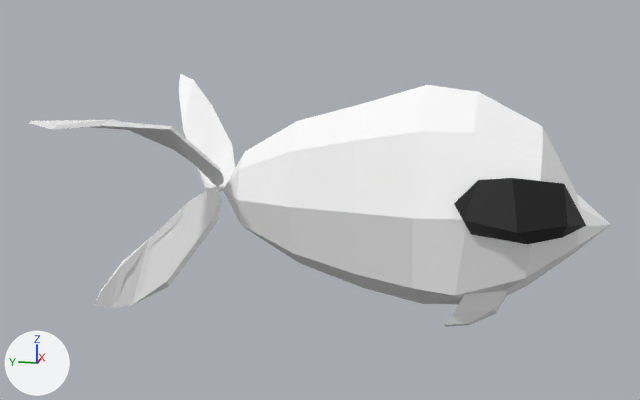
Before and after pictures for a commit that changed the glTF model animated-fish-simple.glb.
Camera for both pictures: a camera (50 mm lens) standing at (-1.609, -0.123, 0.387) and looking at (-0.014, 0.196, -0.012). The lights are fixed; the arrows at lower left show +X, +Y and +Z. Where no turn or scale is listed for an object, it has been applied to the vertices. Vertices at the same position are counted once.
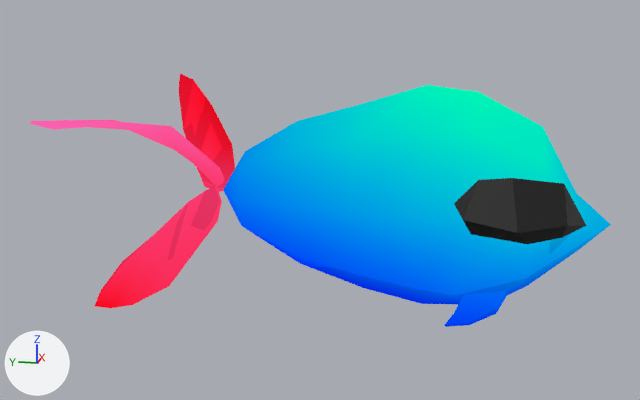
Changed parts and their boxes (x1, y1, x2, y2) in the pictures (640 x 400 px):
'Sphere', surface changed: (223, 85, 611, 327) in both
'Plane', surface changed (white to red): (29, 74, 235, 308) in both

The change, as a diff of the scene's bpy script:
```diff
--- a/animated-fish-simple.glb.py
+++ b/animated-fish-simple.glb.py
@@ img_fish_diffuse @@
+img_fish_diffuse = load_image('fish_diffuse', '_unpacked/fish_diffuse', 1024, 1024, 'sRGB')
@@ img_tail @@
+img_tail = load_image('tail', '_unpacked/tail', 1024, 1024, 'sRGB')
@@ mat_material_003 @@
 mat_material_003 = bpy.data.materials.new('Material.003')
-# nodes: BsdfPrincipled, OutputMaterial
-# colours: white #ffffff
+# nodes: BsdfTransparent, Emission, LightPath, MixShader, OutputMaterial, TexImage
+# uses the picture img_tail
@@ mat_material_001 @@
 mat_material_001 = bpy.data.materials.new('Material.001')
-# nodes: BsdfPrincipled, OutputMaterial
-# colours: white #ffffff
+# nodes: BsdfTransparent, Emission, LightPath, MixShader, OutputMaterial, TexImage
+# uses the picture img_fish_diffuse
@@ me_plane @@
 me_plane.from_pydata(...)  # 72 vertices, 132 faces; spans x -0.316..0.283, y 0.376..0.688, z -0.274..0.189
 # used by ob_plane; location = (0.0, 0.0, 0.0)
+# me_plane part 1: texture (UV) coordinates of 132 of 132 faces, centred in x -0.31..0.281, y 0.38..0.679, z -0.273..0.181, changed; they spanned u 0.0..1.0, v 0.0..1.0 and now span u 0.0..0.93, v 0.0..1.0
 me_plane.materials.append(mat_material_003)
@@ me_sphere @@
 me_sphere.from_pydata(...)  # 110 vertices, 208 faces; spans x -0.178..0.166, y -0.735..-0.012, z -0.232..0.207
 # used by ob_sphere; location = (0.0, 0.402, 0.0)
+# me_sphere part 2: texture (UV) coordinates of 208 of 208 faces, centred in x -0.163..0.16, y -0.697..-0.043, z -0.23..0.18, changed; they spanned u 0.0..1.0, v 0.0..1.0 and now span u 0.0..1.0, v 0.0..0.97
 me_sphere.materials.append(mat_material_001)
```
